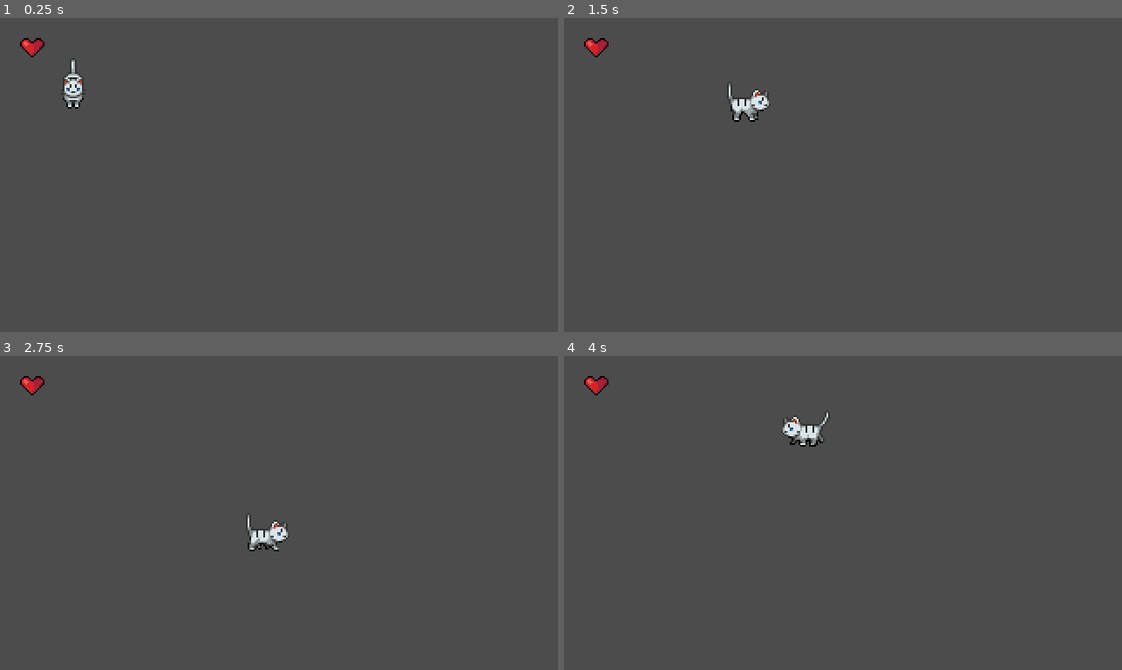
Above: before the commit, frames 1-4 (two rows, left to right).
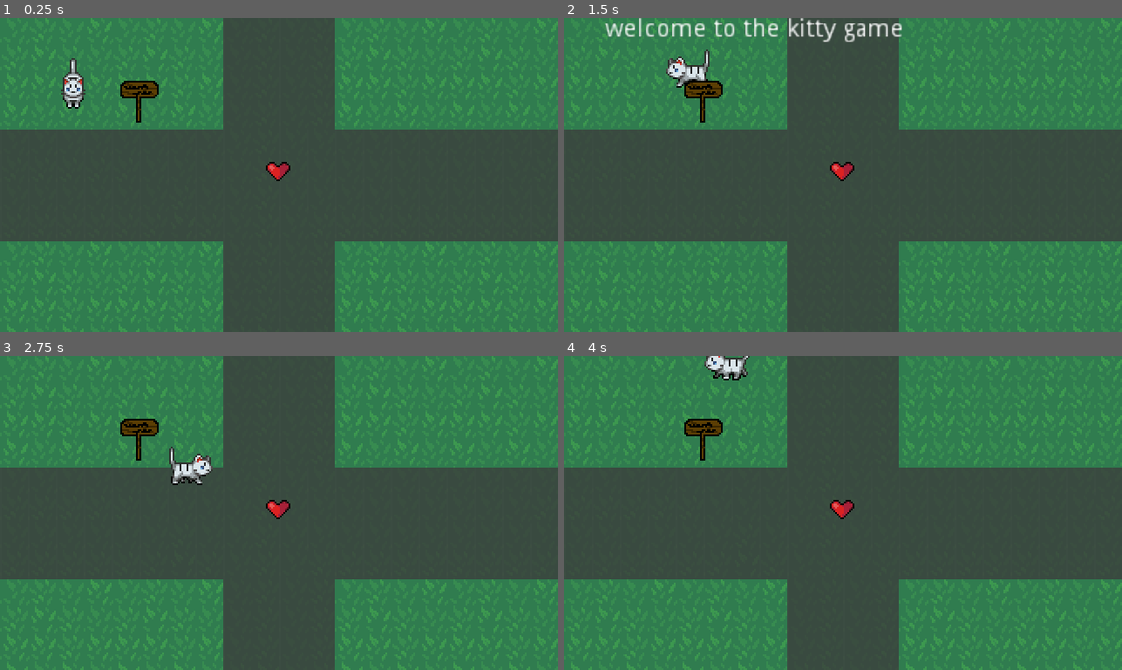
Above: after the commit, the same moments.

Repository: claramckinley/kittenDrop
Game: Godot game, scene res://Scenes/MainMap.tscn
The game is run twice, just before and just after one commit, with the same random seed, the same clock (stepped at 60 frames per second) and the same inputs.
Inputs:
- Up to frame 1 (0.25 s): no input
- Up to frame 2 (1.5 s): tap Enter at 0.5 s; hold Right (ui_right) 0.53-1.28 s; tap Space (interact, bound only after the commit) at 0.6, 1.35 s; hold Down (ui_down) from 1.28 s (still down)
- Up to frame 3 (2.75 s): release Down (ui_down) at 2.03 s; hold Right (ui_right) from 2.03 s (still down); tap Space (interact, bound only after the commit) at 2.1 s
- Up to frame 4 (4 s): release Right (ui_right) at 2.78 s; hold Up (ui_up) 2.78-3.53 s; tap Space (interact, bound only after the commit) at 2.85, 3.6 s; hold Left (ui_left) from 3.53 s (still down)

The runs differ from the first frame. In frame 1, 51% of the frame differs, in the area x 0-100%, y 0-100%; in frame 2, 52%; in frame 3, 52%; in frame 4, 52%.

Commit message:
mroe change to the mainmap

Diff:
--- a/Heart.tscn
+++ b/Heart.tscn
@@ -1,17 +1,35 @@
-[gd_scene load_steps=3 format=2]
+[gd_scene load_steps=4 format=2]
 
 [ext_resource path="res://Objects/heart.png" type="Texture" id=1]
+
+[sub_resource type="GDScript" id=2]
+script/source = "extends Node2D
+
+
+# Declare member variables here. Examples:
+# var a = 2
+# var b = \"text\"
+
+
+# Called when the node enters the scene tree for the first time.
+func _ready():
+	pass # Replace with function body.
+
+
+# Called every frame. 'delta' is the elapsed time since the previous frame.
+#func _process(delta):
+#	pass
+"
 
 [sub_resource type="CircleShape2D" id=1]
 radius = 6.0
 
-[node name="Heart" type="Node2D"]
+[node name="Heart" type="StaticBody2D"]
+script = SubResource( 2 )
+
+[node name="CollisionShape2D" type="CollisionShape2D" parent="."]
+position = Vector2( -1, -1 )
+shape = SubResource( 1 )
 
 [node name="Sprite" type="Sprite" parent="."]
 texture = ExtResource( 1 )
-
-[node name="StaticBody2D" type="StaticBody2D" parent="."]
-
-[node name="CollisionShape2D" type="CollisionShape2D" parent="StaticBody2D"]
-position = Vector2( -1, -1 )
-shape = SubResource( 1 )
--- /dev/null
+++ b/InteractArea.gd
@@ -0,0 +1,5 @@
+class_name Interactable extends Area2D
+
+export var interactLabel = "none"
+export var interactType = "none"
+export var interactValue = "none"
--- /dev/null
+++ b/InteractArea.tscn
@@ -0,0 +1,15 @@
+[gd_scene load_steps=3 format=2]
+
+[ext_resource path="res://InteractArea.gd" type="Script" id=1]
+
+[sub_resource type="CircleShape2D" id=1]
+radius = 16.0
+
+[node name="InteractArea" type="Area2D"]
+collision_layer = 2
+collision_mask = 0
+monitoring = false
+script = ExtResource( 1 )
+
+[node name="CollisionShape2D" type="CollisionShape2D" parent="."]
+shape = SubResource( 1 )
--- a/Player.tscn
+++ b/Player.tscn
@@ -357,6 +357,9 @@
 "name": "WalkUp",
 "speed": 5.0
 } ]
+
+[sub_resource type="CircleShape2D" id=33]
+radius = 16.0
 
 [node name="Player" type="KinematicBody2D"]
 script = ExtResource( 1 )
@@ -381,3 +384,27 @@
 frames = SubResource( 19 )
 animation = "WalkRight"
 frame = 1
+
+[node name="InteractionComponents" type="Node2D" parent="."]
+z_index = 1
+
+[node name="InteractionArea" type="Area2D" parent="InteractionComponents"]
+collision_layer = 0
+collision_mask = 2
+monitorable = false
+
+[node name="CollisionShape2D" type="CollisionShape2D" parent="InteractionComponents/InteractionArea"]
+position = Vector2( 0, 8 )
+shape = SubResource( 33 )
+
+[node name="InteractLabel" type="Label" parent="InteractionComponents"]
+margin_left = -48.0
+margin_top = -24.0
+margin_right = 48.0
+margin_bottom = -10.0
+text = "test"
+align = 1
+valign = 1
+
+[connection signal="area_entered" from="InteractionComponents/InteractionArea" to="." method="_on_InteractionArea_area_entered"]
+[connection signal="area_exited" from="InteractionComponents/InteractionArea" to="." method="_on_InteractionArea_area_exited"]
--- a/Player/Player.gd
+++ b/Player/Player.gd
@@ -7,12 +7,20 @@
 var velocity = Vector2.ZERO
 
 onready var animatedSprite = $AnimatedSprite
+onready var allInteractions = []
+onready var interactLabel = $InteractionComponents/InteractLabel
+
+func _ready():
+	update_interactions()
 
 func _physics_process(delta):
 	var inputVector = Vector2.ZERO
 	inputVector.x = Input.get_action_strength("ui_right") - Input.get_action_strength("ui_left")
 	inputVector.y = Input.get_action_strength("ui_down") - Input.get_action_strength("ui_up")
 	inputVector = inputVector.normalized()
+
+	if Input.is_action_just_pressed("interact"):
+		execute_interaction()
 
 	if inputVector != Vector2.ZERO:
 		velocity = velocity.move_toward(inputVector * MAX_SPEED, ACCELERATION * delta)
@@ -29,3 +37,27 @@
 		animatedSprite.play("IdleDown")
 		velocity = velocity.move_toward(Vector2.ZERO, FRICTION * delta)
 	velocity = move_and_slide(velocity)
+
+	#Interaction Methods
+
+func _on_InteractionArea_area_entered(area):
+	allInteractions.insert(0, area)
+	update_interactions()
+
+func _on_InteractionArea_area_exited(area):
+	allInteractions.erase(area)
+	update_interactions()
+
+func update_interactions():
+	if allInteractions:
+		print()
+		#interactLabel.text = allInteractions[0].interactLabel
+	else:
+		interactLabel.text = ""
+
+func execute_interaction():
+	if allInteractions:
+		var curInteraction = allInteractions[0]
+		match curInteraction.interactType:
+			"print_text" : print(curInteraction.interactValue)
+			"display_value" : interactLabel.text = curInteraction.interactValue
--- /dev/null
+++ b/Scenes/Actionable.gd
@@ -0,0 +1,5 @@
+extends Area2D
+class_name Actionable
+
+
+signal actioned()
--- a/Scenes/MainMap.tscn
+++ b/Scenes/MainMap.tscn
@@ -1,12 +1,67 @@
-[gd_scene load_steps=3 format=2]
+[gd_scene load_steps=8 format=2]
 
 [ext_resource path="res://Player.tscn" type="PackedScene" id=1]
 [ext_resource path="res://Heart.tscn" type="PackedScene" id=2]
+[ext_resource path="res://Objects/SidewalkBackground.png" type="Texture" id=3]
+[ext_resource path="res://Objects/GrassBackground.png" type="Texture" id=4]
+[ext_resource path="res://InteractArea.tscn" type="PackedScene" id=5]
+[ext_resource path="res://Sign.tscn" type="PackedScene" id=6]
+
+[sub_resource type="TileSet" id=1]
+0/name = "SidewalkBackground.png 0"
+0/texture = ExtResource( 3 )
+0/tex_offset = Vector2( 0, 0 )
+0/modulate = Color( 1, 1, 1, 1 )
+0/region = Rect2( 0, 0, 64, 64 )
+0/tile_mode = 1
+0/autotile/bitmask_mode = 0
+0/autotile/bitmask_flags = [  ]
+0/autotile/icon_coordinate = Vector2( 0, 0 )
+0/autotile/tile_size = Vector2( 32, 32 )
+0/autotile/spacing = 0
+0/autotile/occluder_map = [  ]
+0/autotile/navpoly_map = [  ]
+0/autotile/priority_map = [  ]
+0/autotile/z_index_map = [  ]
+0/occluder_offset = Vector2( 0, 0 )
+0/navigation_offset = Vector2( 0, 0 )
+0/shape_offset = Vector2( 0, 0 )
+0/shape_transform = Transform2D( 1, 0, 0, 1, 0, 0 )
+0/shape_one_way = false
+0/shape_one_way_margin = 0.0
+0/shapes = [  ]
+0/z_index = 0
 
 [node name="MainMap" type="Node2D"]
+
+[node name="TextureRect" type="TextureRect" parent="."]
+margin_right = 320.0
+margin_bottom = 184.0
+texture = ExtResource( 4 )
+stretch_mode = 2
+
+[node name="TileMap" type="TileMap" parent="."]
+tile_set = SubResource( 1 )
+cell_size = Vector2( 16, 16 )
+cell_custom_transform = Transform2D( 16, 0, 0, 16, 0, 0 )
+format = 1
+tile_data = PoolIntArray( 8, 0, 0, 10, 0, 0, 65544, 0, 0, 65546, 0, 0, 131080, 0, 0, 131082, 0, 0, 196616, 0, 0, 196618, 0, 0, 262144, 0, 0, 262145, 0, 0, 262146, 0, 0, 262147, 0, 0, 262148, 0, 0, 262149, 0, 0, 262150, 0, 0, 262151, 0, 0, 262152, 0, 0, 262154, 0, 0, 262155, 0, 0, 262156, 0, 0, 262157, 0, 0, 262158, 0, 0, 262159, 0, 0, 262160, 0, 0, 262161, 0, 0, 262162, 0, 0, 262163, 0, 0, 327685, 0, 0, 327686, 0, 0, 327687, 0, 0, 327688, 0, 0, 327690, 0, 0, 327691, 0, 0, 327692, 0, 0, 327693, 0, 0, 327694, 0, 0, 327695, 0, 0, 327696, 0, 0, 327697, 0, 0, 327698, 0, 0, 393216, 0, 0, 393217, 0, 0, 393218, 0, 0, 393219, 0, 0, 393220, 0, 0, 393221, 0, 0, 393223, 0, 0, 393224, 0, 0, 393226, 0, 0, 393227, 0, 0, 393228, 0, 0, 393229, 0, 0, 393230, 0, 0, 393231, 0, 0, 393232, 0, 0, 393233, 0, 0, 393234, 0, 0, 393235, 0, 0, 458760, 0, 0, 458762, 0, 0, 524296, 0, 0, 524298, 0, 0, 589832, 0, 0, 589834, 0, 0, 655368, 0, 0, 655370, 0, 0, 720906, 0, 0 )
 
 [node name="Player" parent="." instance=ExtResource( 1 )]
 position = Vector2( 43, 36 )
 
 [node name="Heart" parent="." instance=ExtResource( 2 )]
-position = Vector2( 19, 17 )
+position = Vector2( 160, 88 )
+script = null
+
+[node name="InteractArea" parent="Heart" instance=ExtResource( 5 )]
+interactLabel = "heart"
+interactType = "display_value"
+interactValue = "this is a lil heart you can have if you want"
+
+[node name="Sign" parent="." instance=ExtResource( 6 )]
+
+[node name="InteractArea2" parent="Sign" instance=ExtResource( 5 )]
+interactLabel = "sign"
+interactType = "display_value"
+interactValue = "welcome to the kitty game"
--- /dev/null
+++ b/Sign.tscn
@@ -0,0 +1,14 @@
+[gd_scene load_steps=3 format=2]
+
+[ext_resource path="res://Objects/Sign.png" type="Texture" id=1]
+
+[sub_resource type="CircleShape2D" id=1]
+
+[node name="Sign" type="StaticBody2D"]
+position = Vector2( 80, 48 )
+
+[node name="Sprite" type="Sprite" parent="."]
+texture = ExtResource( 1 )
+
+[node name="CollisionShape2D" type="CollisionShape2D" parent="."]
+shape = SubResource( 1 )
--- a/project.godot
+++ b/project.godot
@@ -7,6 +7,22 @@
 ;   param=value ; assign values to parameters
 
 config_version=4
+
+_global_script_classes=[ {
+"base": "Area2D",
+"class": "Actionable",
+"language": "GDScript",
+"path": "res://Scenes/Actionable.gd"
+}, {
+"base": "Area2D",
+"class": "Interactable",
+"language": "GDScript",
+"path": "res://InteractArea.gd"
+} ]
+_global_script_class_icons={
+"Actionable": "",
+"Interactable": ""
+}
 
 [application]
 
@@ -49,6 +65,19 @@
 "svg/scale": 1.0
 }
 
+[input]
+
+interact={
+"deadzone": 0.5,
+"events": [ Object(InputEventKey,"resource_local_to_scene":false,"resource_name":"","device":0,"alt":false,"shift":false,"control":false,"meta":false,"command":false,"pressed":false,"scancode":32,"physical_scancode":0,"unicode":0,"echo":false,"script":null)
+, Object(InputEventKey,"resource_local_to_scene":false,"resource_name":"","device":0,"alt":false,"shift":false,"control":false,"meta":false,"command":false,"pressed":false,"scancode":16777221,"physical_scancode":0,"unicode":0,"echo":false,"script":null)
+ ]
+}
+
+[layer_names]
+
+2d_physics/layer_2="interactions"
+
 [physics]
 
 common/enable_pause_aware_picking=true
Binary file added: Objects/GrassBackground.png
Not shown, added: Objects/GrassBackground.png.import
Binary file added: Objects/SidewalkBackground.png
Not shown, added: Objects/SidewalkBackground.png.import
Binary file added: Objects/Sign.png
Not shown, added: Objects/Sign.png.import
Not shown: 1 places in Player.tscn that only renumber resources
